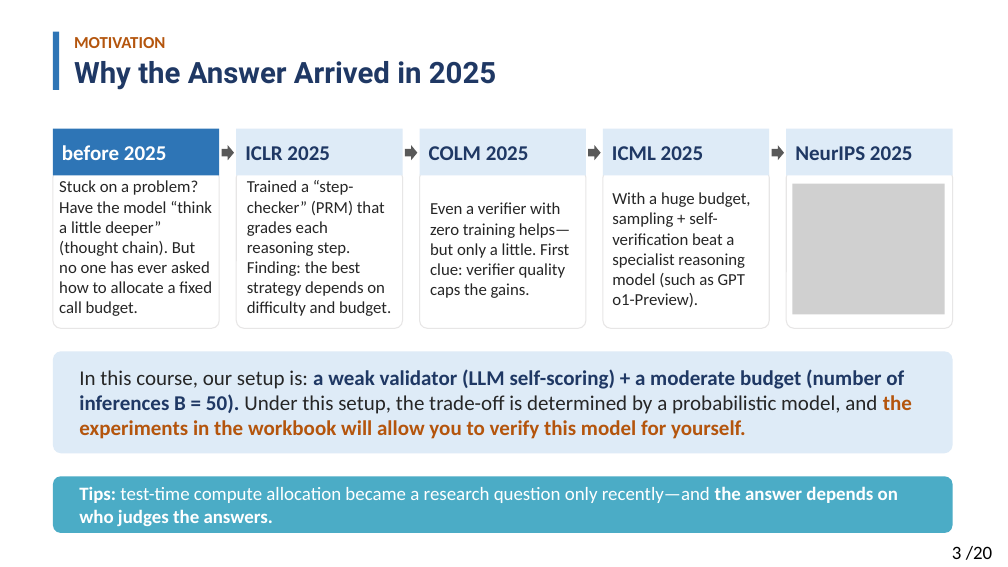
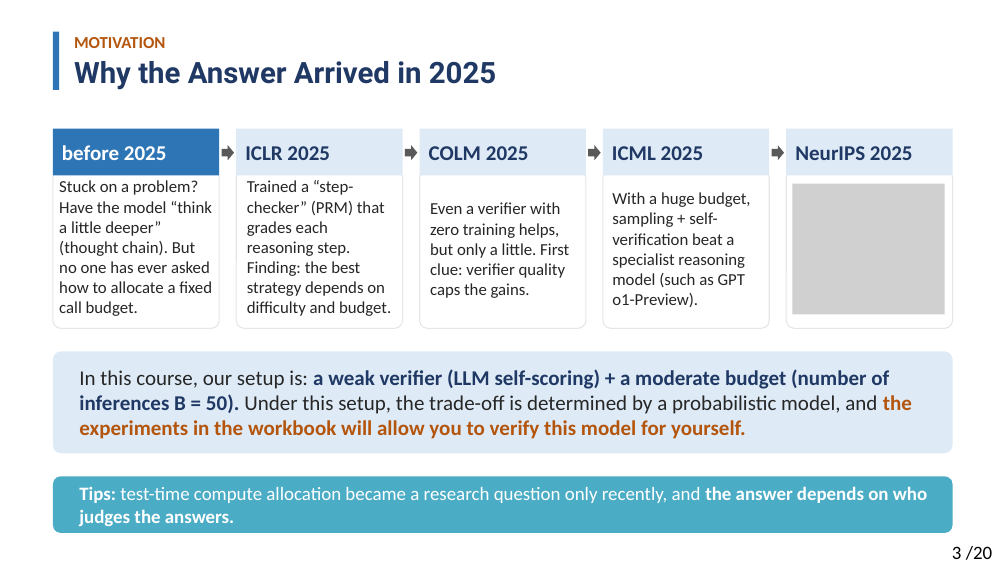
Before and after one commit to Solitus0726/search-vs-verify-course, a slide deck: slide 3 of slides/lecture_slides.pptx. Drawn at 1008x567 pixels with LibreOffice and Linux fonts; fonts in the diff are those of the drawing; grey boxes stand for pictures. Boxes give left, top, right and bottom in pixels: in the first picture for what was removed or moved away, otherwise in the second. Text is boxed around its words. In the diff, an @@ line names an element or a change of style, - is before the commit and + after.

```diff
--- a/slides/lecture_slides.pptx
+++ b/slides/lecture_slides.pptx
@@ text at bbox=[430, 202, 569, 298]: text changed @@
-Even a verifier with zero training helps—but only a little. First clue: verifier quality caps the gains.
+Even a verifier with zero training helps, but only a little. First clue: verifier quality caps the gains.
@@ text at bbox=[79, 369, 912, 439]: text changed @@
-In this course, our setup is: a weak validator (LLM self-scoring) + a moderate budget (number of inferences B = 50). Under this setup, the trade-off is determined by a probabilistic model, and the experiments in the workbook will allow you to verify this model for yourself.
+In this course, our setup is: a weak verifier (LLM self-scoring) + a moderate budget (number of inferences B = 50). Under this setup, the trade-off is determined by a probabilistic model, and the experiments in the workbook will allow you to verify this model for yourself.
@@ text at bbox=[79, 486, 927, 526]: text changed @@
-Tips: test-time compute allocation became a research question only recently—and the answer depends on who judges the answers.
+Tips: test-time compute allocation became a research question only recently, and the answer depends on who judges the answers.
```
Also in this commit, not shown: 17 other slides changed, 1 other file.
